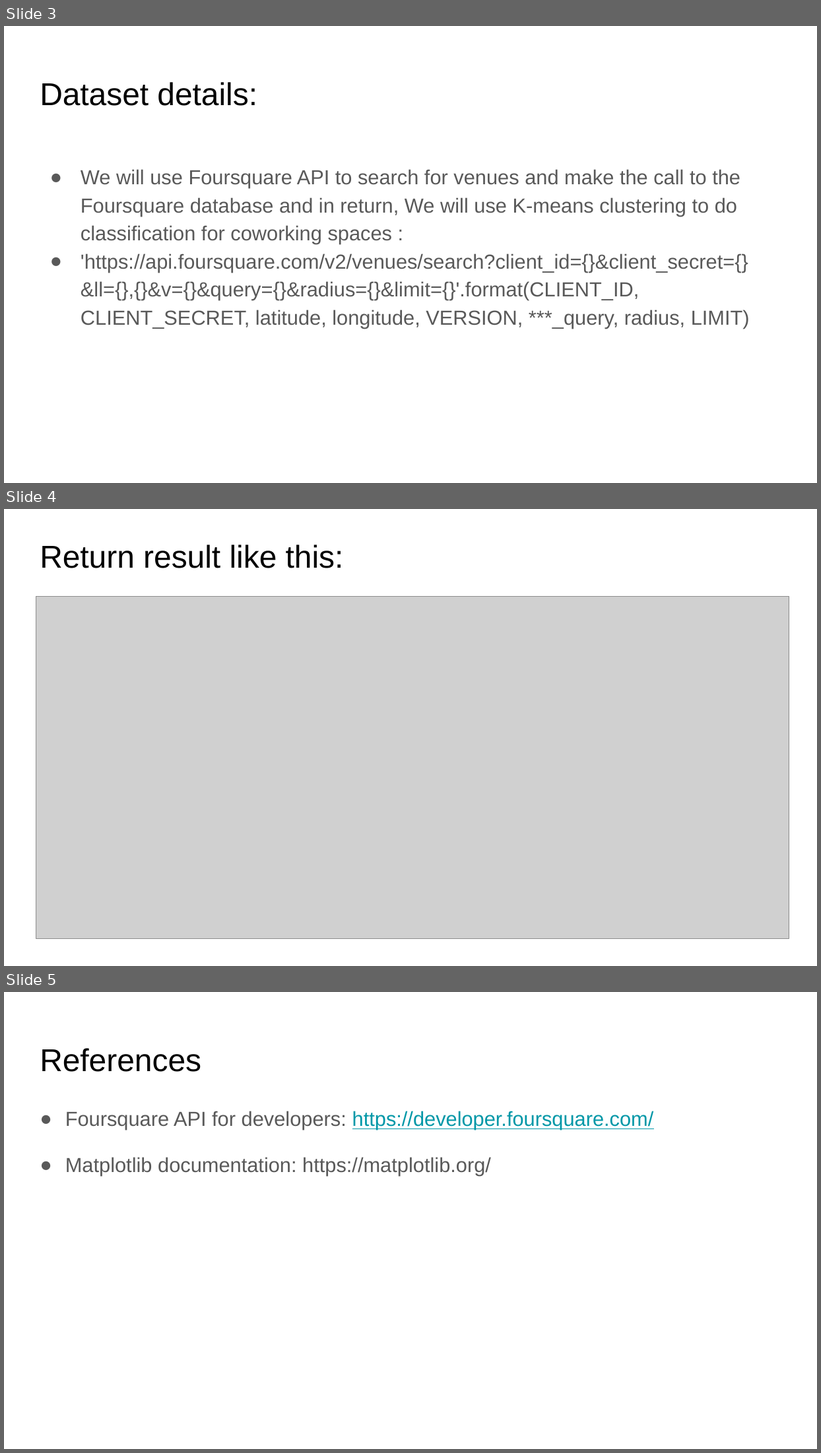
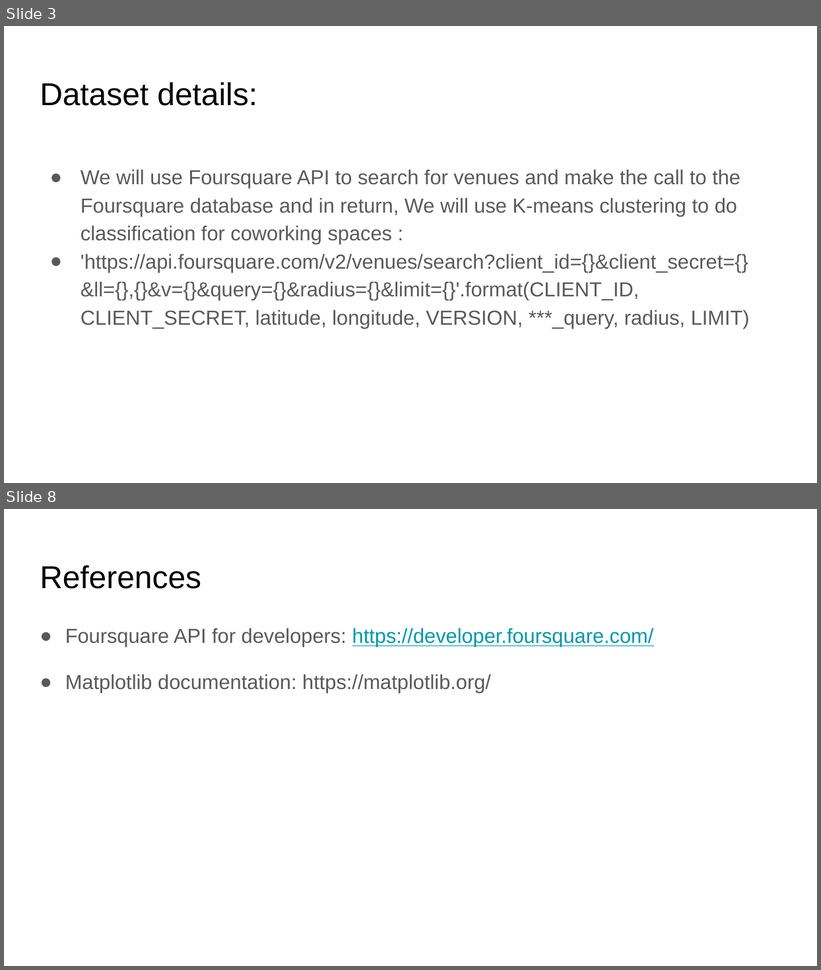
Before and after one commit to Soussi-Aymen/Coursera_Capstone, a slide deck: Capstone-Project-Report.pptx. Shown one above the other, each under a label of ours: slides 3, 4 and 5 before the commit, slides 3 and 8 after it; the slides between them are not shown. The pictures are 821x1453 and 821x970 pixels, drawn with LibreOffice and Linux fonts; fonts in the diff are those of the drawing; grey boxes stand for pictures. Boxes give left, top, right and bottom in pixels: in the first picture for what was removed or moved away, otherwise in the second. Text is boxed around its words. In the diff, an @@ line names an element or a change of style, - is before the commit and + after.

```diff
--- a/Capstone-Project-Report.pptx
+++ b/Capstone-Project-Report.pptx
@@ slide 4 removed at <box>4,509,817,966</box>, background #FFFFFF @@
@@ title removed at <box>40,545,344,568</box> @@
-Return result like this:
@@ picture removed at <box>36,596,789,938</box> @@
@@ what was slide 5 is now slide 8 @@
```
Also in this commit, not shown: 4 slides added, 2 other files.
